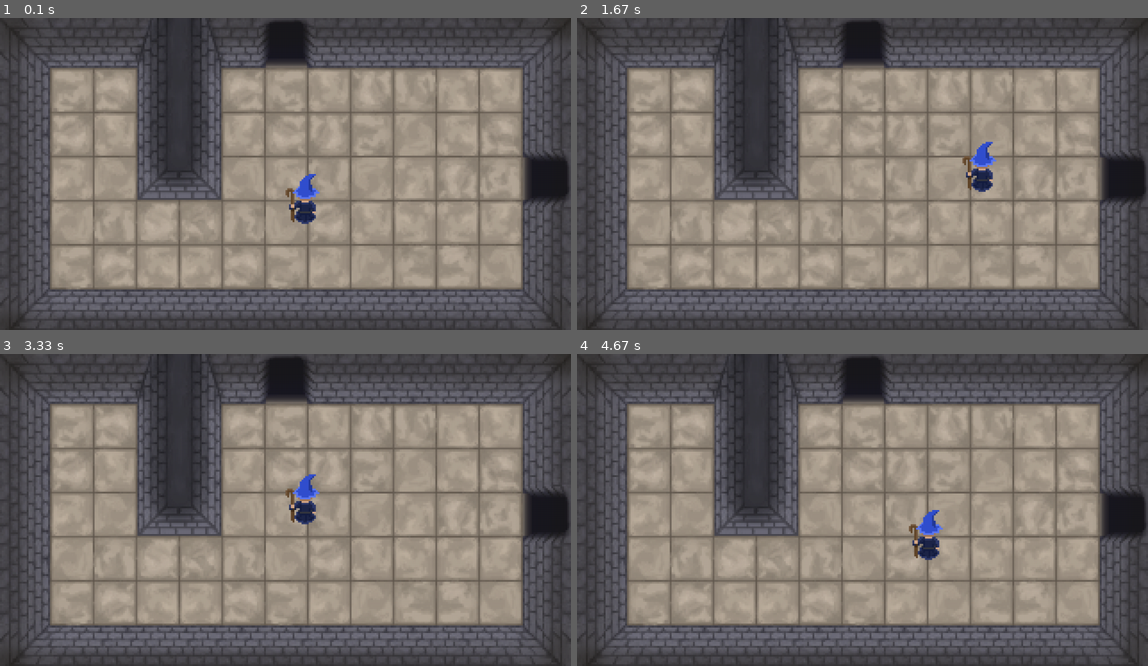
Above: before the commit, frames 1-4 (two rows, left to right).
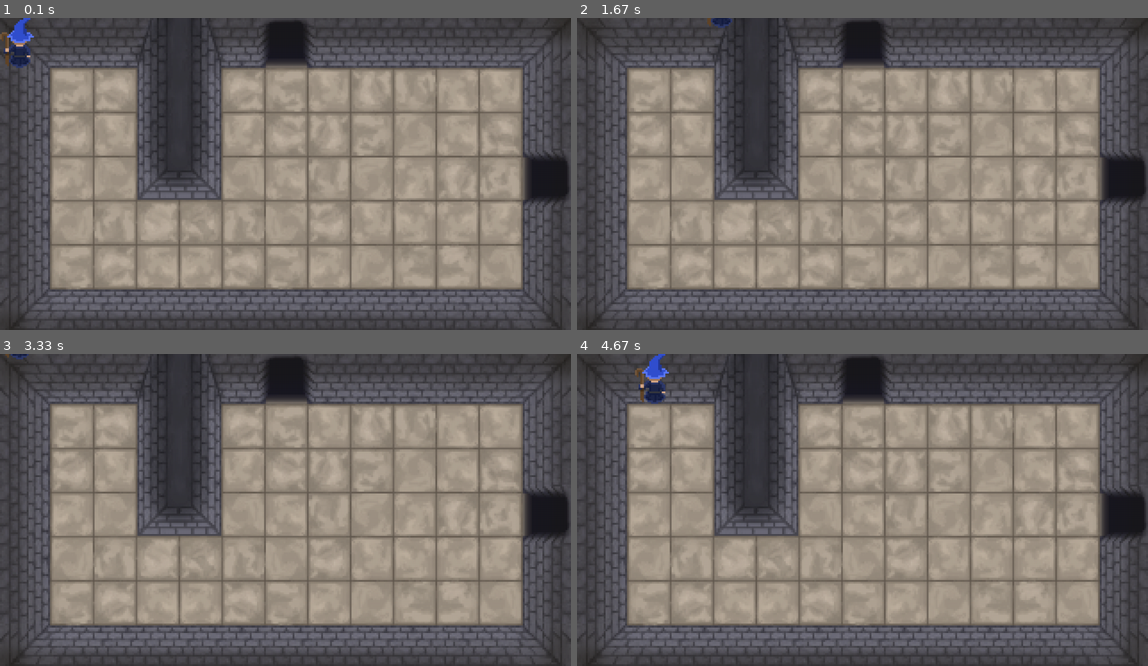
Above: after the commit, the same moments.

Repository: wmunsch/CS183-Group-Game
Game: pygame game, started from engine.py
Two runs of this game, one before a commit and one after it. Both use one fixed random seed, a clock stepped at 60 frames per second and the inputs below.
Inputs:
- Up to frame 1 (0.1 s): no input
- Up to frame 2 (1.67 s): hold Right 0.33-0.8 s; hold Up 0.83-1.13 s; hold Right 1.17-1.63 s
- Up to frame 3 (3.33 s): hold Left 1.67-2.2 s; hold Down 2.23-2.53 s; hold Left 2.57-2.97 s; hold Up from 3 s (still down)
- Up to frame 4 (4.67 s): release Up at 3.37 s; hold Right 3.4-4.03 s; hold Down 4.07-4.43 s; hold Left from 4.47 s (still down)

The runs differ from the first frame. In frame 1, 1.1% of the frame differs, in the area x 0-56%, y 0-67%; in frame 2, 0.7%; in frame 3, 0.6%; in frame 4, 1.1%, in the area x 10-65%, y 0-67%.

Commit message:
Add files via upload

Diff:
--- a/engine.py
+++ b/engine.py
@@ -9,8 +9,8 @@
 
 
 
-theChar = pygame.image.load('graphics/character.png')
-theChar = pygame.transform.scale(theChar,(76,112))
+#theChar = pygame.image.load('graphics/character.png')
+#theChar = pygame.transform.scale(theChar,(76,112))
 #floortile = pygame.image.load('graphics/floortile.png')
 #floortile = pygame.transform.scale(floortile,(100,100))
 
@@ -21,10 +21,36 @@
 
 #def createRoom():
 
-class Player:
+class Player(pygame.sprite.Sprite):
+    def __init__(self):
+        super(Player, self).__init__()
+        self.surf = pygame.image.load('graphics/character.png')
+        self.surf = pygame.transform.scale(self.surf,(76,112))
+        self.rect = self.surf.get_rect()
+
+    def update(self, pressed_keys):
+        if pressed_keys[pygame.K_UP]:
+            self.rect.move_ip(0, -5)
+        if pressed_keys[pygame.K_DOWN]:
+            self.rect.move_ip(0, 5)
+        if pressed_keys[pygame.K_LEFT]:
+            self.rect.move_ip(-5, 0)
+        if pressed_keys[pygame.K_RIGHT]:
+            self.rect.move_ip(5, 0)
+
+
+
+    #def move(self, dx, dy):
+      #  self.
+
+
     x = 640
     y = 350
     health = 10
+
+
+
+
 
 class Goblin:
     x = 0
@@ -49,24 +75,27 @@
                         done = True
 
         ##basic controls
-        pressed = pygame.key.get_pressed()
+        #pressed = pygame.key.get_pressed()
 
 
-        if pressed[pygame.K_UP]:
-            if player.y >= firstroom.wallup:player.y -= 4
-        if pressed[pygame.K_DOWN]:
-            if player.y <= firstroom.walldown:player.y+= 4
-        if pressed[pygame.K_LEFT]:
-            if player.x >= firstroom.wallleft:player.x -= 4
-        if pressed[pygame.K_RIGHT]:
-            if player.x <= firstroom.wallright:player.x+= 4
+        #if pressed[pygame.K_UP]:
+        #    if player.y >= firstroom.wallup:player.y -= 4
+        #if pressed[pygame.K_DOWN]:
+        #    if player.y <= firstroom.walldown:player.y+= 4
+        #if pressed[pygame.K_LEFT]:
+       #     if player.x >= firstroom.wallleft:player.x -= 4
+       # if pressed[pygame.K_RIGHT]:
+        #    if player.x <= firstroom.wallright:player.x+= 4
 
+        pressed_keys = pygame.key.get_pressed()
+
+        player.update(pressed_keys)
 
         screen.fill((0,0,0))
         screen.blit(firstroom.roomimage,(0,0))
         #screen.blit(floortile,(100,100))
         #screen.blit(floortile,(200,200))
-        screen.blit(theChar,(player.x,player.y))
+        screen.blit(player.surf,player.rect)#,(player.x,player.y))
 
         #surface = pygame.image.load('graphics/character.png')
         pygame.display.flip()
